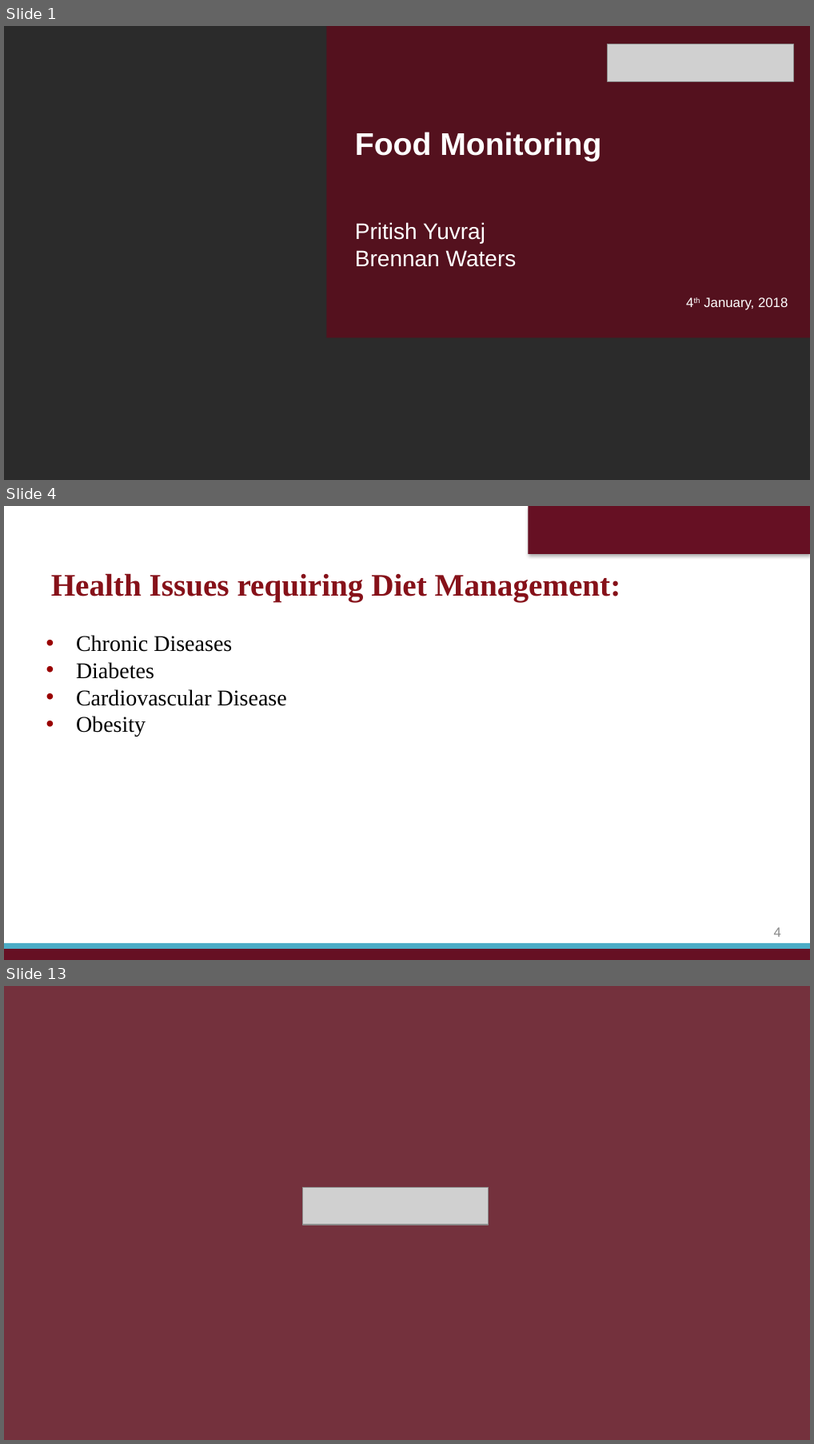
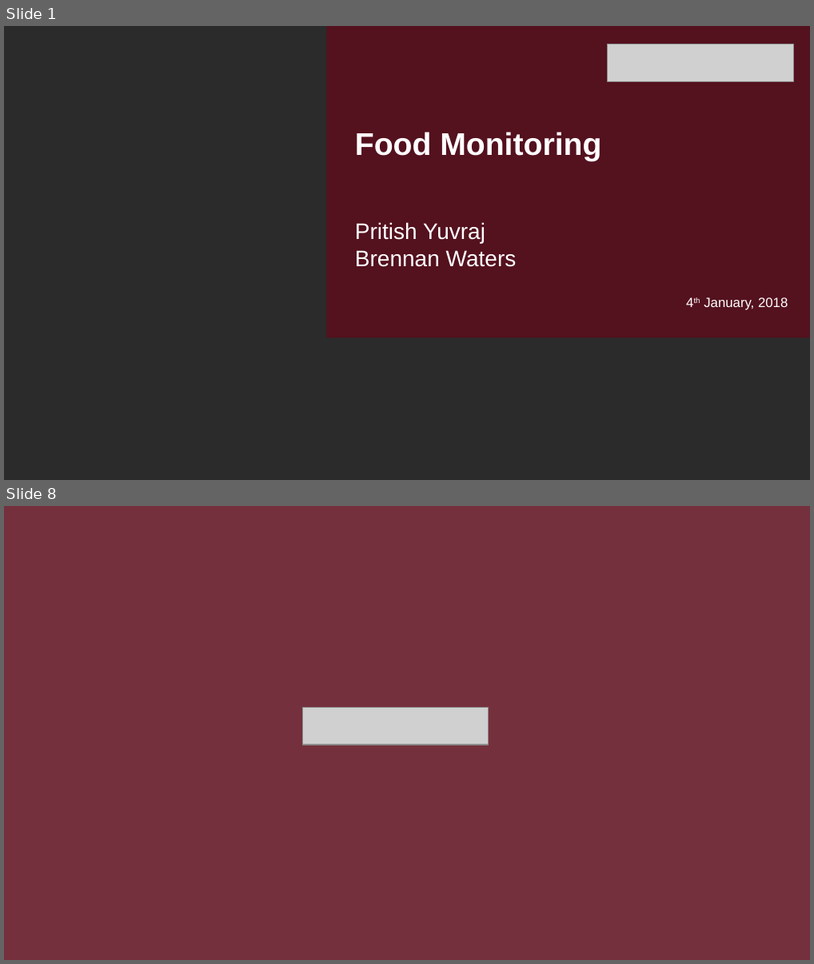
Before and after one commit to bwaters34/foodMonitoringNLP, a slide deck: Presentation/presentation1-11.pptx. Shown one above the other, each under a label of ours: slides 1, 4 and 13 before the commit, slides 1 and 8 after it; the slides between them are not shown. The pictures are 814x1444 and 814x964 pixels, drawn with LibreOffice and Linux fonts; fonts in the diff are those of the drawing; grey boxes stand for pictures; background and template pictures are left out; a plain dark background stands for a picture behind light text. Boxes give left, top, right and bottom in pixels: in the first picture for what was removed or moved away, otherwise in the second. Text is boxed around its words. In the diff, an @@ line names an element or a change of style, - is before the commit and + after.

```diff
--- a/Presentation/presentation1-11.pptx
+++ b/Presentation/presentation1-11.pptx
@@ slide 4 removed at (4, 506, 810, 960), background #FFFFFF @@
@@ rectangle removed at (528, 506, 810, 554) @@
@@ text removed at (51, 573, 622, 602) @@
-Health Issues requiring Diet Management:
@@ text removed at (76, 635, 287, 736) @@
-• Chronic Diseases
-• Diabetes
-• Cardiovascular Disease
-• Obesity
@@ page number removed at (774, 927, 782, 936) @@
-4
@@ rectangle removed at (4, 948, 810, 960) @@
@@ rectangle removed at (4, 943, 810, 948) @@
@@ what was slide 13 is now slide 8 @@
```
Also in this commit, not shown: 1 slide changed, 5 slides added, 9 other slides removed, 1 other file.
